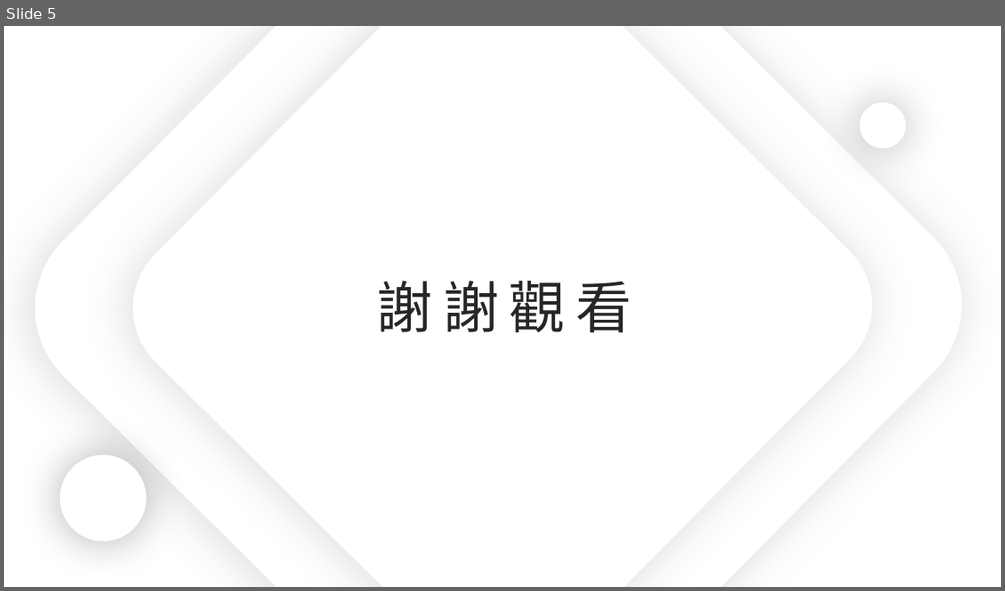
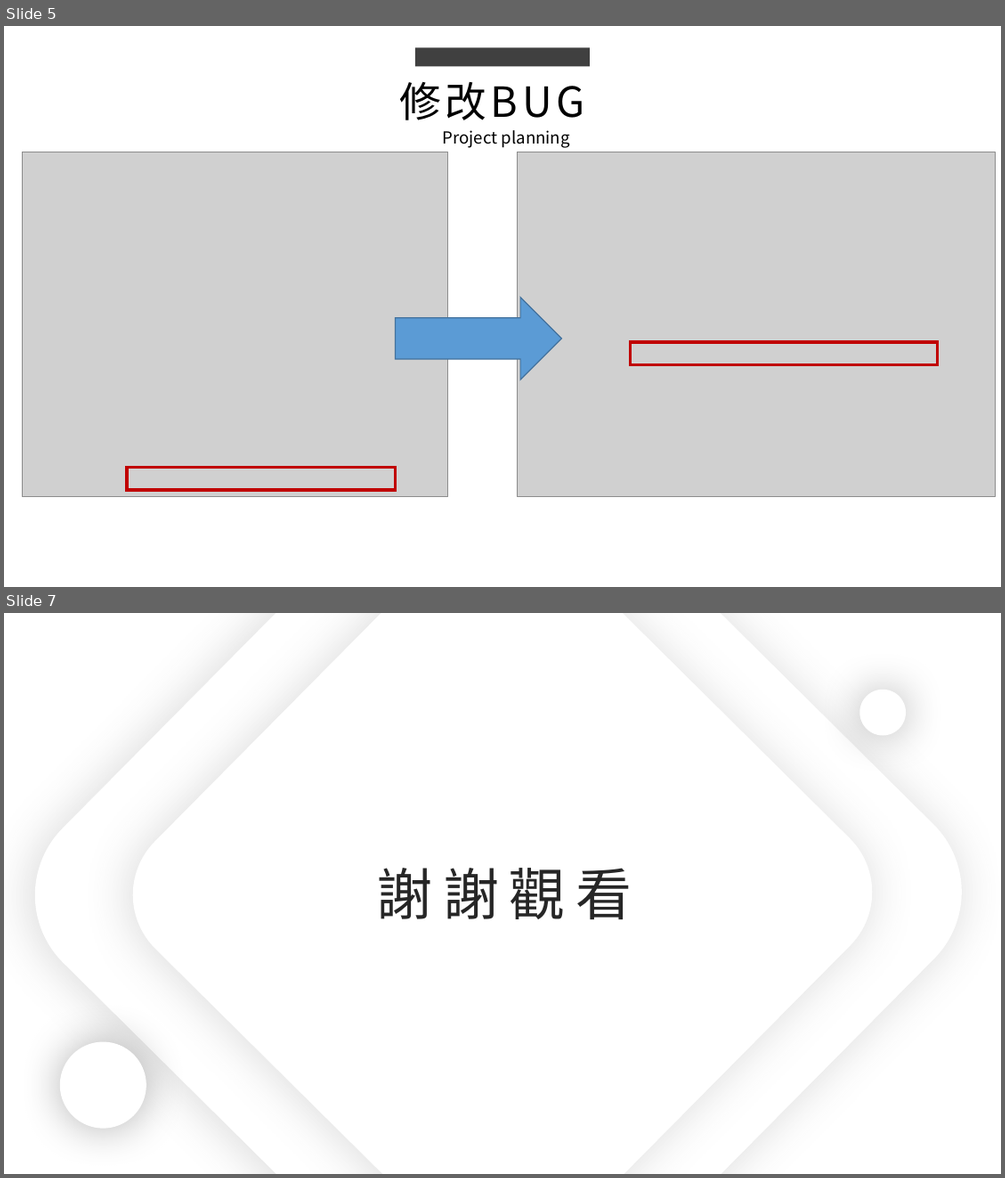
Before and after one commit to king637324/KnowledgeGreenhouseSystem, a slide deck: 工作日報_葉柏漢/2021.09/2021.09.14(加班)~2021.09.15工作日報_葉柏漢.pptx. Shown one above the other, each under a label of ours: slide 5 before the commit, slides 5 and 7 after it; the slides between them are not shown. The pictures are 1005x591 and 1005x1178 pixels, drawn with LibreOffice and Linux fonts; fonts in the diff are those of the drawing; grey boxes stand for pictures. Boxes give left, top, right and bottom in pixels: in the first picture for what was removed or moved away, otherwise in the second. Text is boxed around its words. In the diff, an @@ line names an element or a change of style, - is before the commit and + after.

```diff
--- a/工作日報_葉柏漢/2021.09/2021.09.14(加班)~2021.09.15工作日報_葉柏漢.pptx
+++ b/工作日報_葉柏漢/2021.09/2021.09.14(加班)~2021.09.15工作日報_葉柏漢.pptx
@@ slide 5 added at (4,26,1001,587), background #FFFFFF @@
@@ rectangle added at (415,47,590,66), fill #404040 @@
@@ text added at (399,82,585,120), 40 pt, text #000000 @@
+修改BUG
@@ text added at (443,130,570,148), 16 pt, text #000000 @@
+Project planning
@@ picture added at (22,151,448,496) @@
@@ picture added at (518,151,995,496) @@
@@ right arrow added at (395,297,561,379), fill #5B9BD5, outline #43739E 1 pt @@
@@ rectangle added at (630,342,938,365), outline #C00000 3 pt @@
@@ rectangle added at (127,467,395,490), outline #C00000 3 pt @@
@@ what was slide 5 is now slide 7 @@
```
Also in this commit, not shown: 3 slides changed, 1 other slide added, 2 other files.
